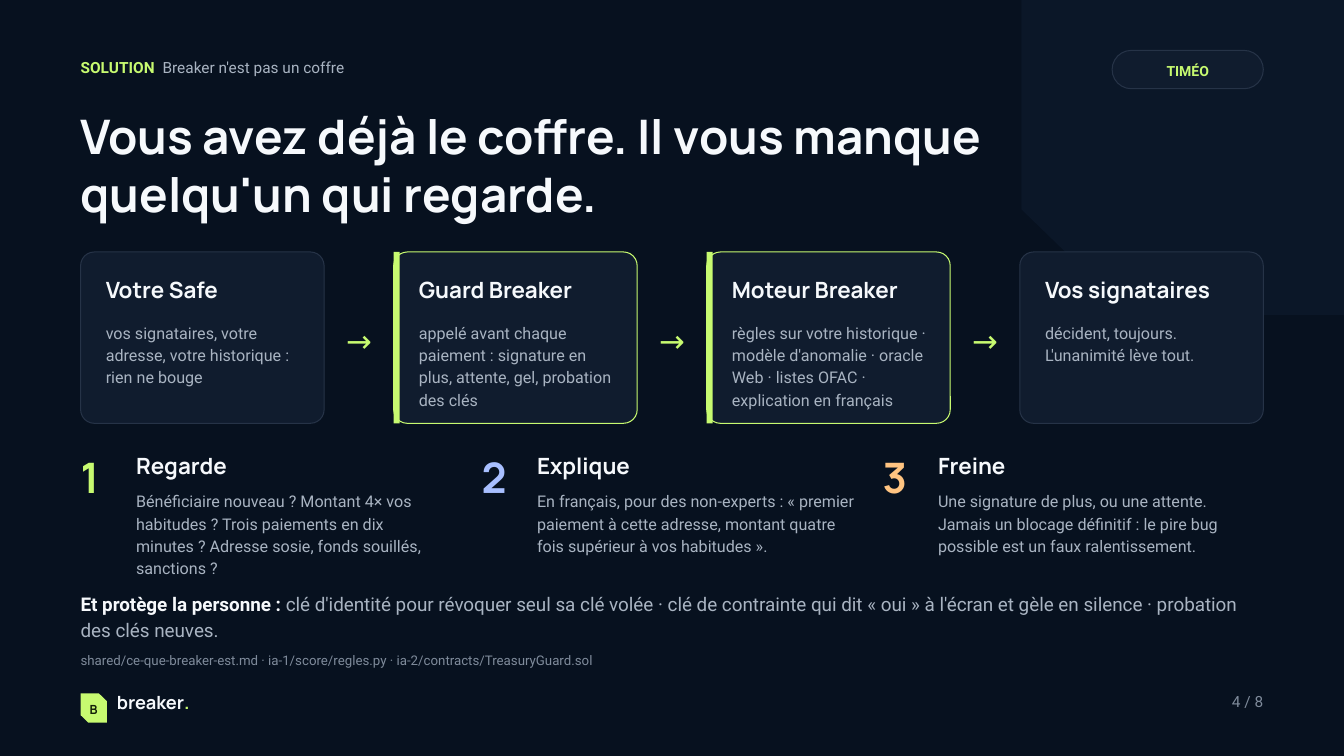
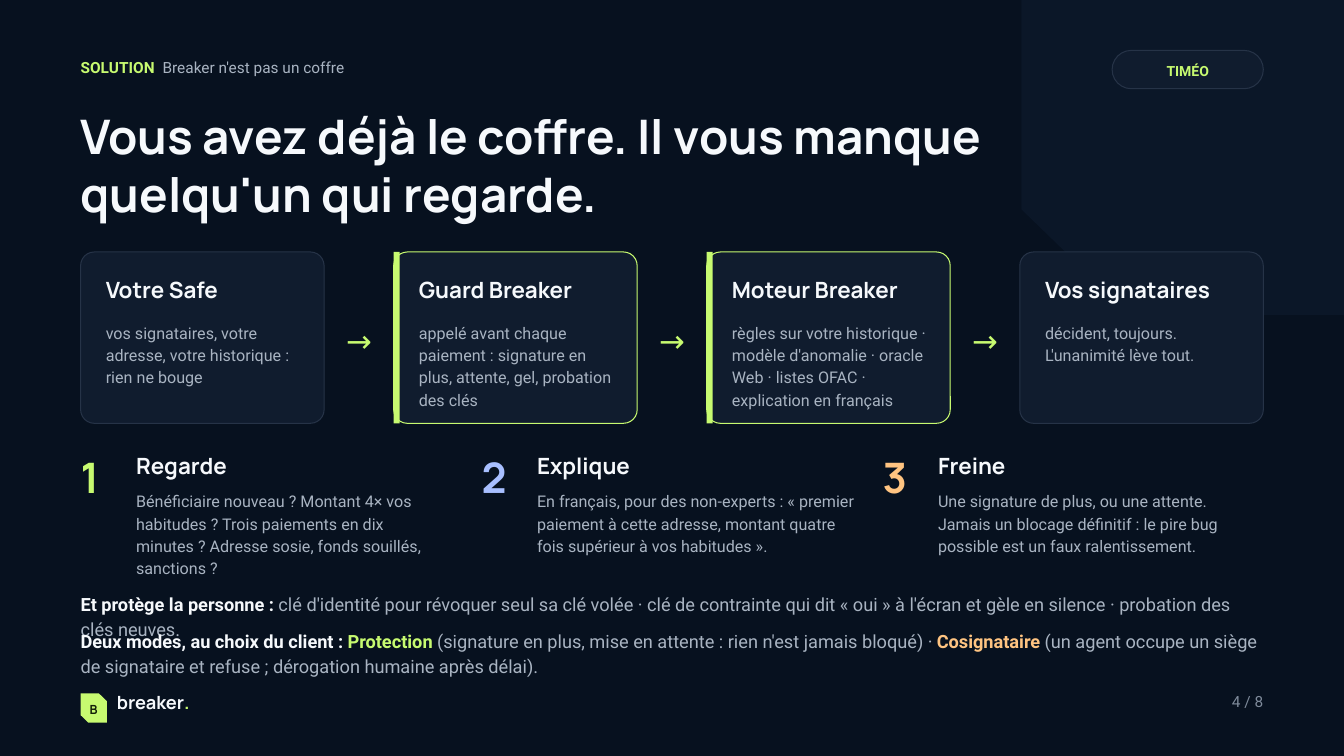
Before and after one commit to veryromain/hackathon-ia-cyber-romain-timeo, a slide deck: slide 4 of shared/pitch/Breaker-pitch.pptx. Drawn at 1344x756 pixels with LibreOffice and Linux fonts; fonts in the diff are those of the drawing. Boxes give left, top, right and bottom in pixels: in the first picture for what was removed or moved away, otherwise in the second. Text is boxed around its words. In the diff, an @@ line names an element or a change of style, - is before the commit and + after.

Commit message:
[shared] retours de Romain : vocabulaire, Cosignataire dès Standard, point mort 10 clients, deck corrigé

```diff
--- a/shared/pitch/Breaker-pitch.pptx
+++ b/shared/pitch/Breaker-pitch.pptx
@@ text "Et protège la personne : ..." at [81,597,1230,641]: size 13.5 to 13 pt @@
@@ text at [81,631,1257,677]: text changed; size 9.5 to 13 pt; text colour #7F8B9B to #A9B4C2 @@
-shared/ce-que-breaker-est.md · ia-1/score/regles.py · ia-2/contracts/TreasuryGuard.sol
+Deux modes, au choix du client : Protection (signature en plus, mise en attente : rien n'est jamais bloqué) · Cosignataire (un agent occupe un siège de signataire et refuse ; dérogation humaine après délai).
```
Also in this commit, not shown: 7 other slides changed, 7 other files.
